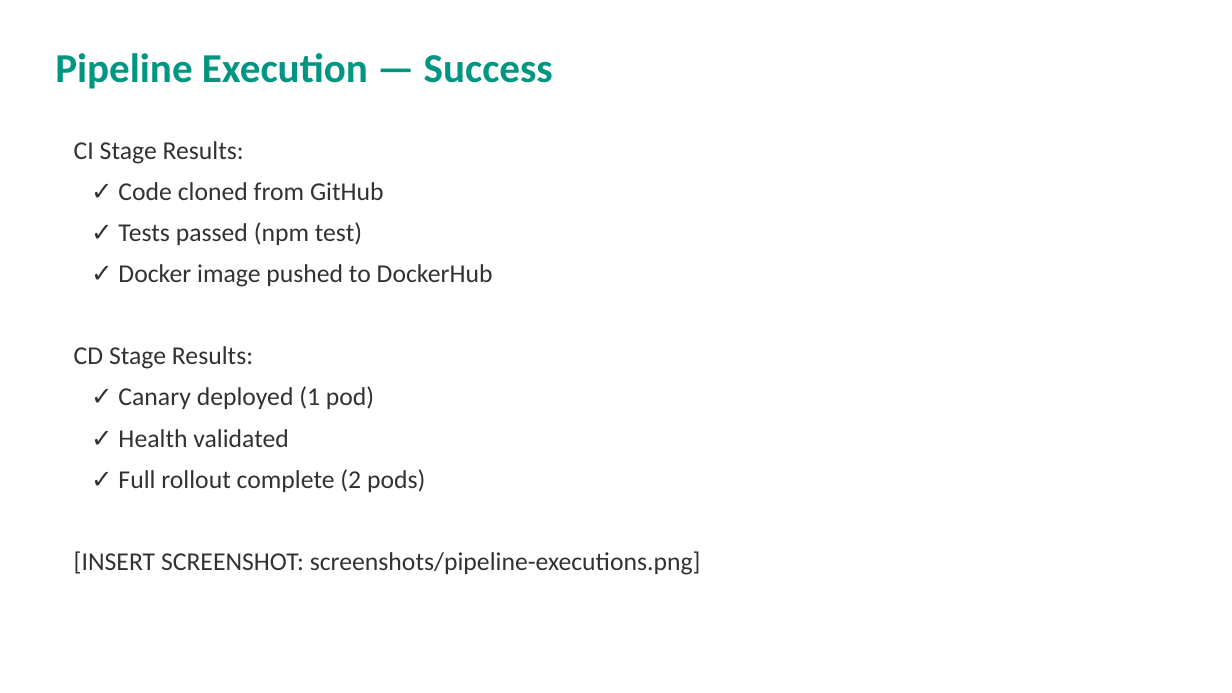
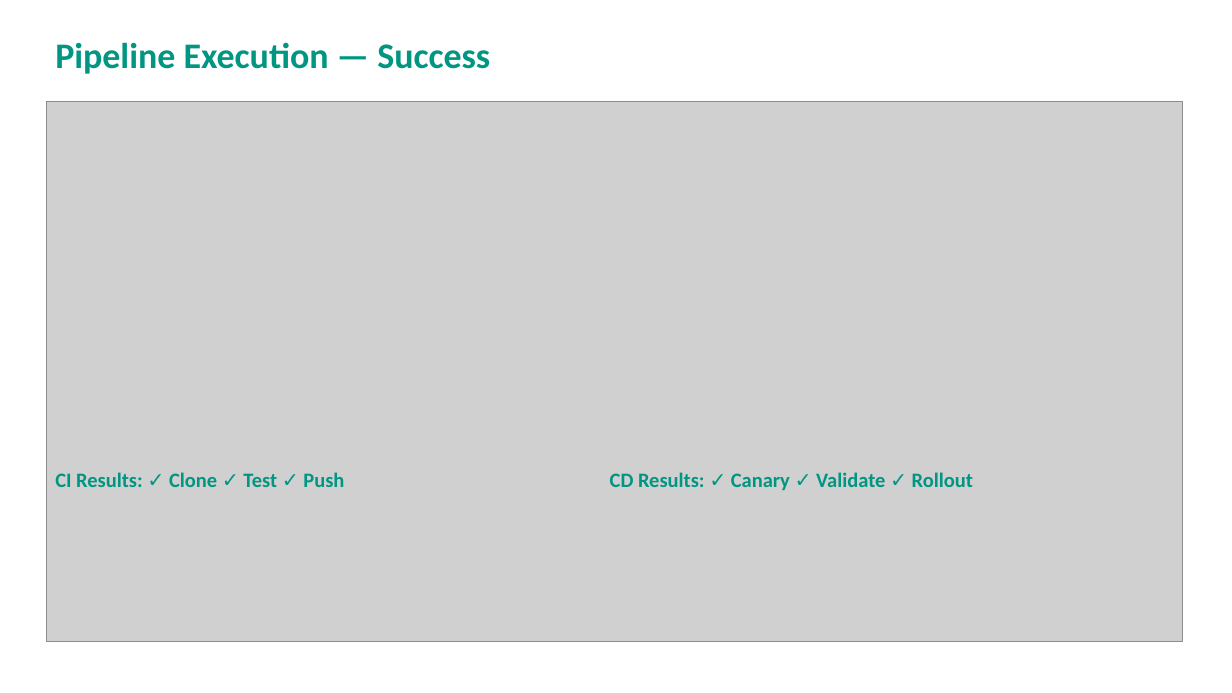
Before and after one commit to aashime/harness-ci-lab, a slide deck: slide 9 of Harness_Lab_Presentation.pptx. Drawn at 1232x693 pixels with LibreOffice and Linux fonts; fonts in the diff are those of the drawing; grey boxes stand for pictures. Boxes give left, top, right and bottom in pixels: in the first picture for what was removed or moved away, otherwise in the second. Text is boxed around its words. In the diff, an @@ line names an element or a change of style, - is before the commit and + after.

Commit message:
Update PowerPoint with embedded screenshots

```diff
--- a/Harness_Lab_Presentation.pptx
+++ b/Harness_Lab_Presentation.pptx
@@ text "Pipeline Execution — Success": place and size @@
-text "Pipeline Execution — Success" at [55, 53, 553, 89]
+text "Pipeline Execution — Success" at [55, 42, 490, 74]
@@ text "Pipeline Execution — Success" at [55, 42, 490, 74]: size 32 to 28 pt @@
@@ picture added at [46, 102, 1183, 641] @@
@@ text removed at [74, 141, 701, 575] @@
-CI Stage Results:
-✓ Code cloned from GitHub
-✓ Tests passed (npm test)
-✓ Docker image pushed to DockerHub
-CD Stage Results:
-✓ Canary deployed (1 pod)
-✓ Health validated
-✓ Full rollout complete (2 pods)
-[INSERT SCREENSHOT: screenshots/pipeline-executions.png]
@@ text added at [55, 472, 344, 487], 16 pt, text #009682, bold @@
+CI Results: ✓ Clone ✓ Test ✓ Push
@@ text added at [610, 472, 973, 491], 16 pt, text #009682, bold @@
+CD Results: ✓ Canary ✓ Validate ✓ Rollout
```
Also in this commit, not shown: 5 other slides changed.
